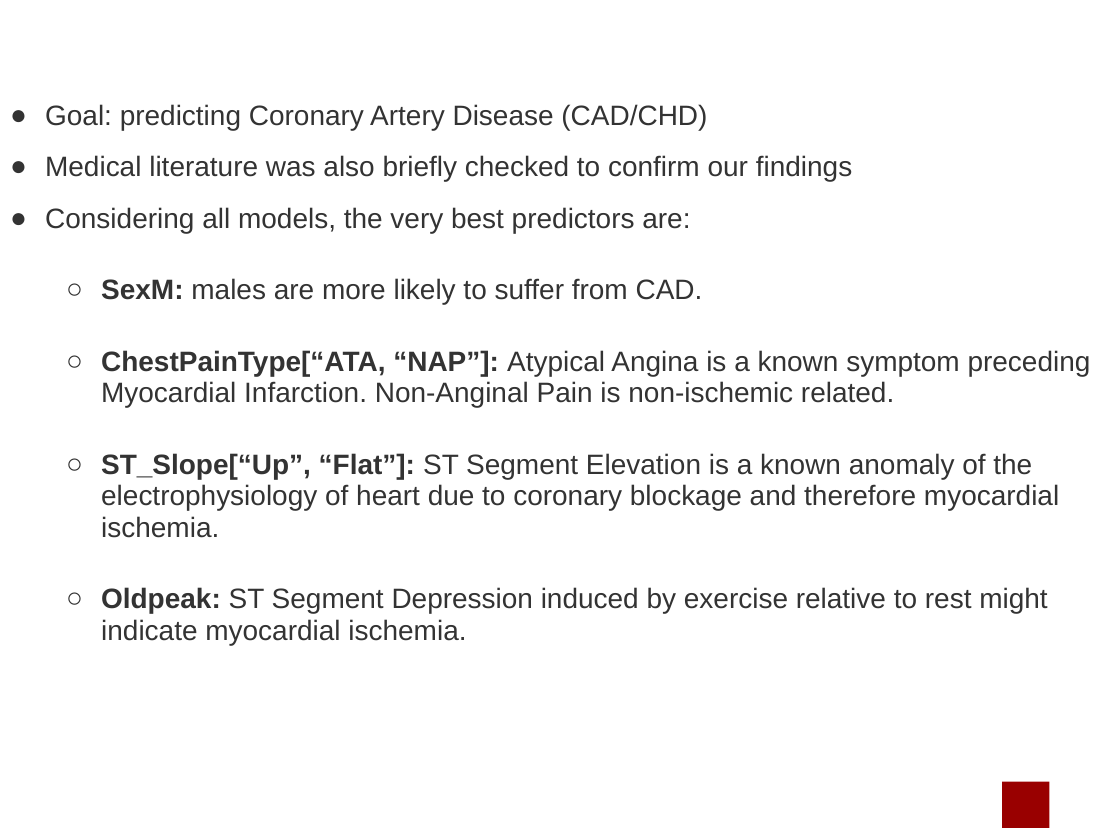
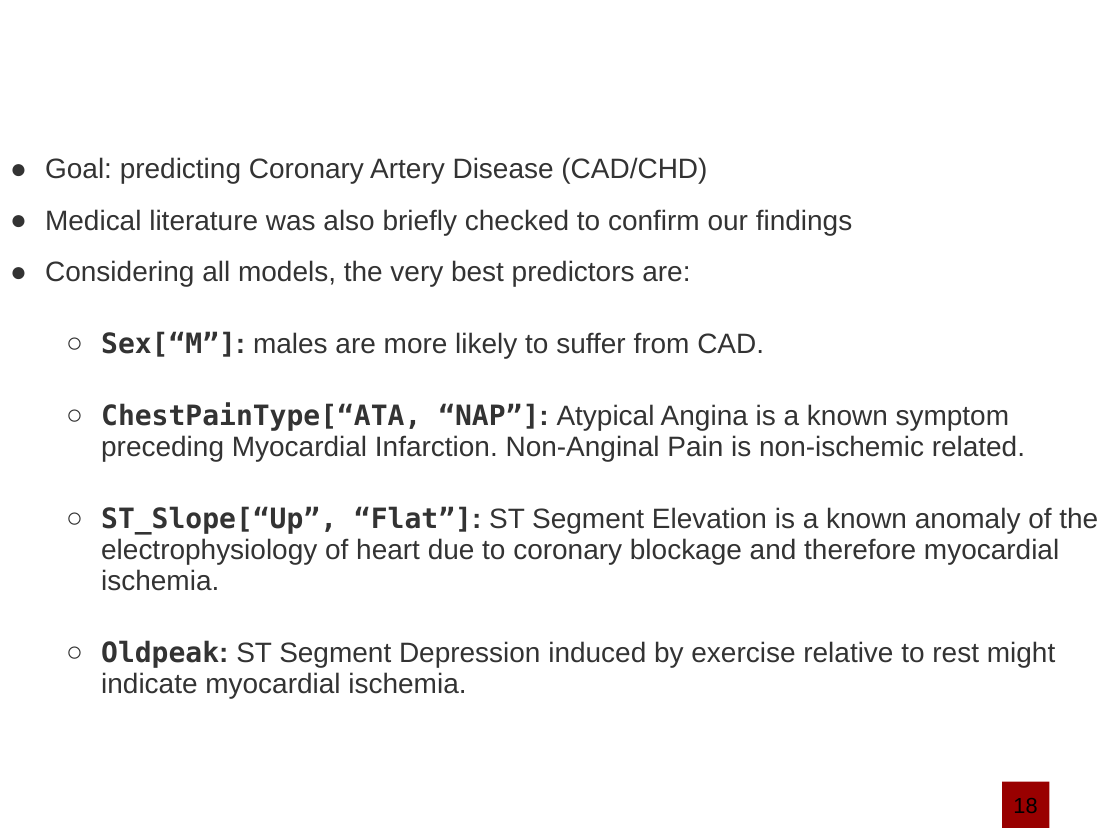
Before and after one commit to marcouderzo/CoronaryHeartDisease-Prediction, a slide deck: slide 21 of slides.pptx (slide 19 before the commit). Drawn at 1120x840 pixels with LibreOffice and Linux fonts; fonts in the diff are those of the drawing; background and template pictures are left out. Boxes give left, top, right and bottom in pixels: in the first picture for what was removed or moved away, otherwise in the second. Text is boxed around its words. In the diff, an @@ line names an element or a change of style, - is before the commit and + after.

```diff
--- a/slides.pptx
+++ b/slides.pptx
@@ text at <box>101,331,764,358</box>: text changed @@
-  ○ SexM: males are more likely to suffer from CAD.
+  ○ Sex[“M”]: males are more likely to suffer from CAD.
@@ text at <box>101,402,1098,699</box>: font Arial to DejaVu Sans Mono in "ChestPainType[“ATA, “NAP”]:", "ST_Slope[“Up”, “Flat”]:", "Oldpeak:" @@
@@ page number at <box>1011,809,1046,813</box>: text changed @@
-19/10
+21/10
@@ text in rectangle at <box>1013,798,1037,813</box>: text added @@
+18
```
Also in this commit, not shown: 17 other slides changed, 3 slides added, 1 slide removed, 2 other files.
